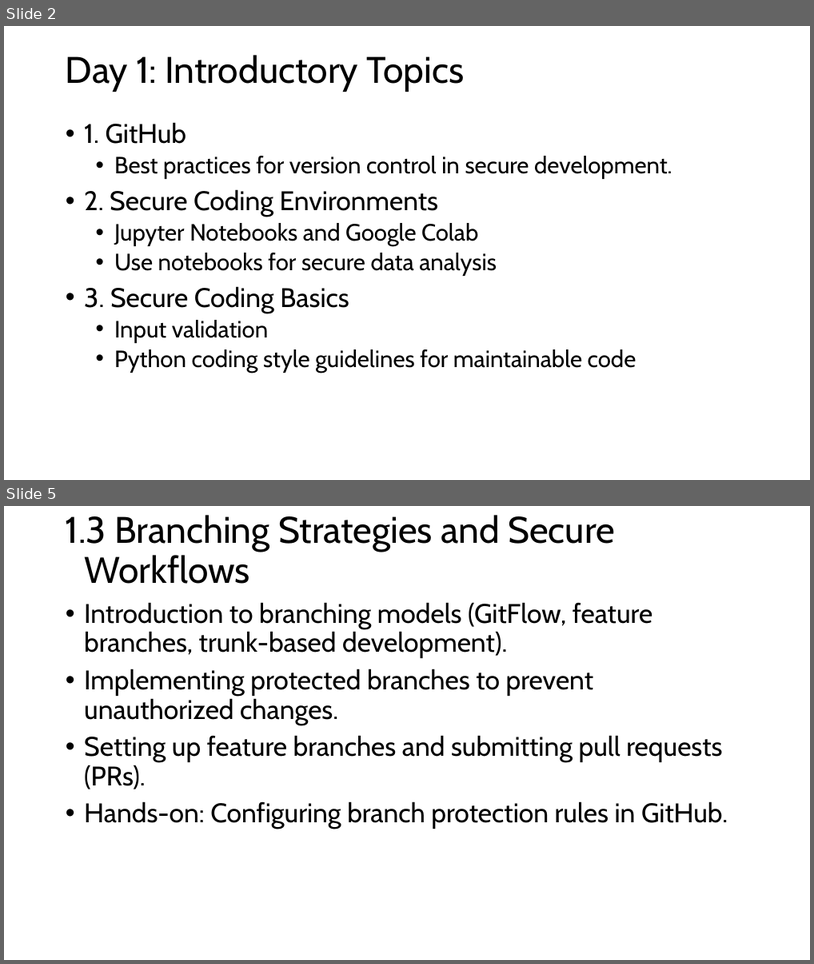
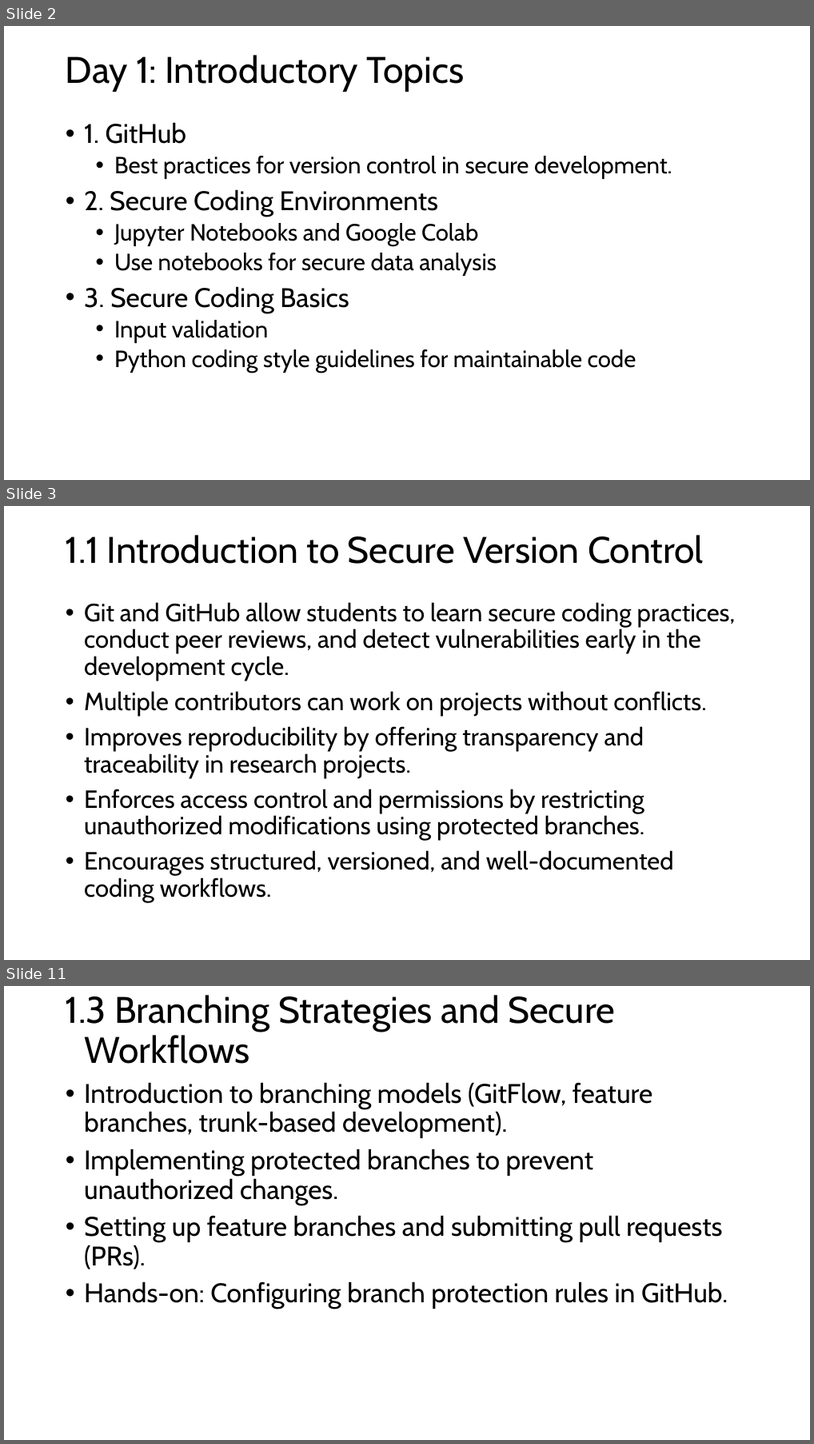
Before and after one commit to FSCJ-FacultyDev/SWC-Columbus-2025, a slide deck: Slides-Day1.pptx. Shown one above the other, each under a label of ours: slides 2 and 5 before the commit, slides 2, 3 and 11 after it; the slides between them are not shown. The pictures are 814x964 and 814x1444 pixels, drawn with LibreOffice and Linux fonts; fonts in the diff are those of the drawing. Boxes give left, top, right and bottom in pixels: in the first picture for what was removed or moved away, otherwise in the second. Text is boxed around its words. In the diff, an @@ line names an element or a change of style, - is before the commit and + after.

```diff
--- a/Slides-Day1.pptx
+++ b/Slides-Day1.pptx
@@ slide 3 added at (4, 506, 810, 960), background #FFFFFF @@
@@ title added at (66, 535, 704, 564), 44 pt, text #000000 @@
+1.1 Introduction to Secure Version Control
@@ text added at (84, 602, 736, 903), 29.6 pt, text #000000 @@
+• Git and GitHub allow students to learn secure coding practices, conduct peer reviews, and detect vulnerabilities early in the development cycle.
+• Multiple contributors can work on projects without conflicts.
+• Improves reproducibility by offering transparency and traceability in research projects.
+• Enforces access control and permissions by restricting unauthorized modifications using protected branches.
+• Encourages structured, versioned, and well-documented coding workflows.
@@ what was slide 5 is now slide 11 @@
```
Also in this commit, not shown: 3 slides changed, 5 other slides added.
